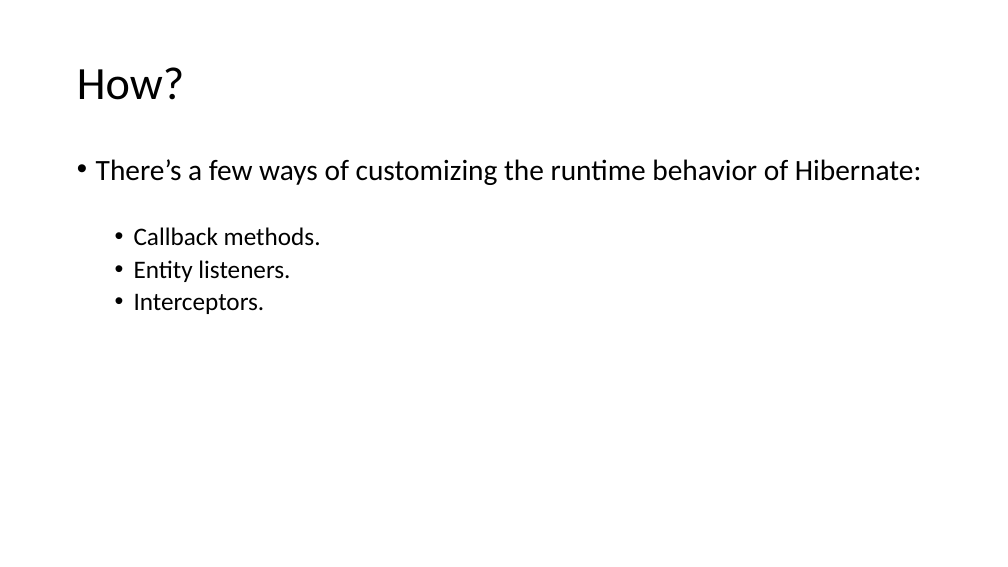
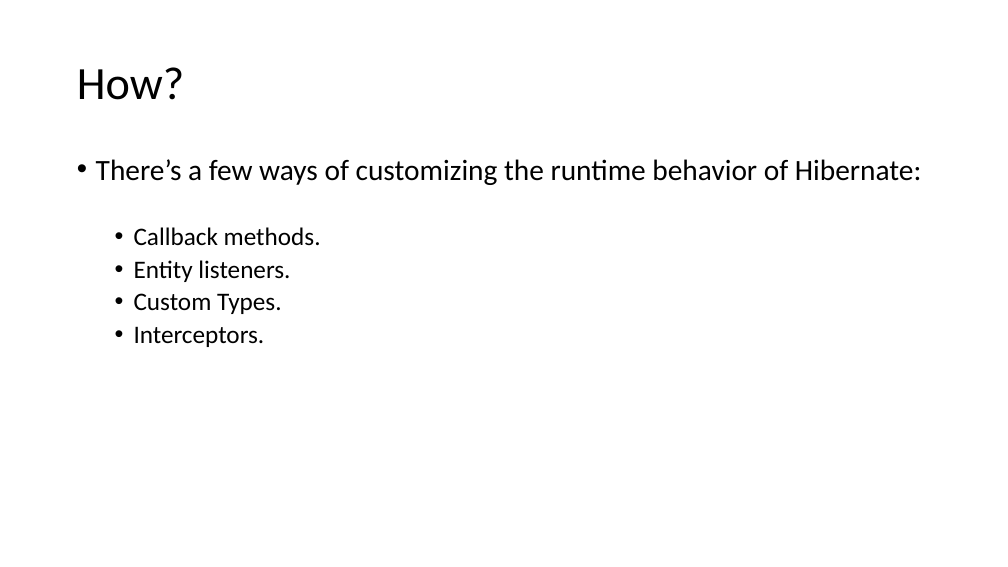
Before and after one commit to sfaria/hibernate_customization_demo, a slide deck: slide 3 of Customizing Hibernate with Annotations.pptx. Drawn at 1008x567 pixels with LibreOffice and Linux fonts; fonts in the diff are those of the drawing. Boxes give left, top, right and bottom in pixels: in the first picture for what was removed or moved away, otherwise in the second. Text is boxed around its words. In the diff, an @@ line names an element or a change of style, - is before the commit and + after.

Commit message:
More slides.

```diff
--- a/Customizing Hibernate with Annotations.pptx
+++ b/Customizing Hibernate with Annotations.pptx
@@ text at (x1=134, y1=293, x2=282, y2=314): paragraph added @@
+  • Custom Types.
```
Also in this commit, not shown: 1 slide added.
